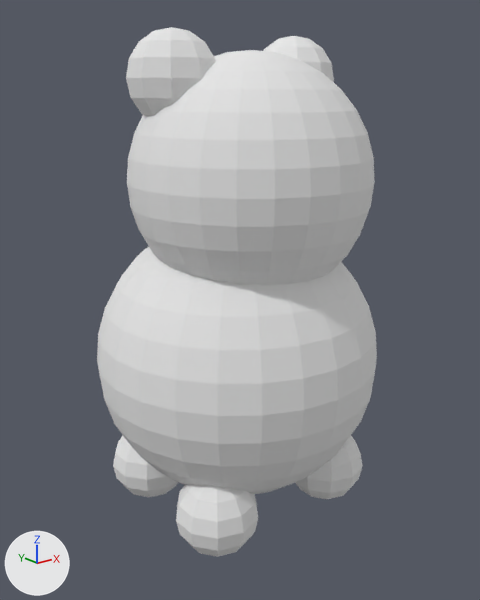
Before and after pictures for a commit that changed the glTF model app/duoskin/providers/fixtures/meshes/plush_pet.glb.
One viewpoint serves both versions: a 50 mm camera at (-0.981, -1.238, 1.014) aimed at (-0.001, -0.012, 0.523). Every picture has the same lights, and +X, +Y and +Z are marked at lower left. The picture after the commit comes second. Vertices at exactly the same position are counted once.

In view in the first picture: 'geometry_0'.
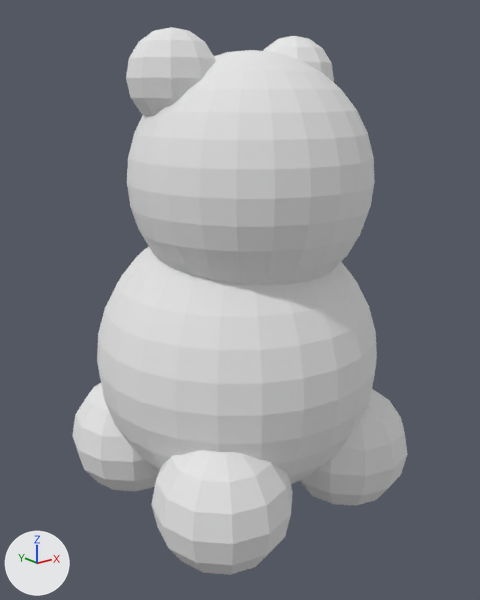
Diff of the bpy script that builds the scene:
```diff
--- a/app/duoskin/providers/fixtures/meshes/plush_pet.glb.py
+++ b/app/duoskin/providers/fixtures/meshes/plush_pet.glb.py
@@ me_geometry_0 @@
 # used by ob_geometry_0; location = (0.0, 0.0, 0.0)
-me_geometry_0.from_pydata(...)  # 1232 vertices, 2280 faces; spans x -0.35..0.35, y -0.35..0.35, z -0.03..1.14
+me_geometry_0.from_pydata(...)  # 1288 vertices, 2392 faces; spans x -0.36..0.36, y -0.36..0.36, z -0.02..1.14
+# me_geometry_0 part 1: a new loose piece, a UV sphere (12 segments, 8 rings, poles along z) spanning x -0.36..-0.04, y -0.36..-0.04, z -0.02..0.3, in mat_mock_material (its picture is missing)
+# me_geometry_0 part 2: a new loose piece, a UV sphere (12 segments, 8 rings, poles along z) spanning x 0.04..0.36, y -0.36..-0.04, z -0.02..0.3, in mat_mock_material (its picture is missing)
+# me_geometry_0 part 3: the loose piece of 72 vertices spanning x -0.275..-0.085, y -0.25..-0.05, z -0.03..0.17 is deleted
+# me_geometry_0 part 4: the loose piece of 72 vertices spanning x 0.085..0.275, y -0.25..-0.05, z -0.03..0.17 is deleted
+# me_geometry_0 part 5
+# 4 vertices are removed from x -0.18..-0.113, y 0.069..0.15, z -0.03..0.141
+# 29 faces are deleted
+# 68 vertices move from x -0.275..-0.085, y 0.05..0.25, z -0.022..0.17 to x -0.36..-0.04, y 0.072..0.36, z -0.008..0.3
+# 18 vertices are added at x -0.298..-0.102, y 0.04..0.2, z -0.02..0.288
+# 57 new faces join them
+# other edits to the shape of me_geometry_0 do not show in these pictures
 me_geometry_0.materials.append(mat_mock_material)
```

Where the change shows, as pixel boxes [x1, y1, x2, y2] in the pictures (480 x 600 px; the box of a moved part takes in the faces that stretch with it):
'geometry_0', reshaped (20% wider): before [97, 27, 377, 557]; after [72, 27, 408, 575]
part 1 of me_geometry_0, added: after [151, 450, 292, 575]
part 2 of me_geometry_0, added: after [300, 389, 408, 506]
part 3 of me_geometry_0, deleted: before [176, 484, 258, 557]
part 4 of me_geometry_0, deleted: before [295, 436, 363, 499]
part 5 of me_geometry_0, moved or reshaped: after [92, 394, 159, 491]
